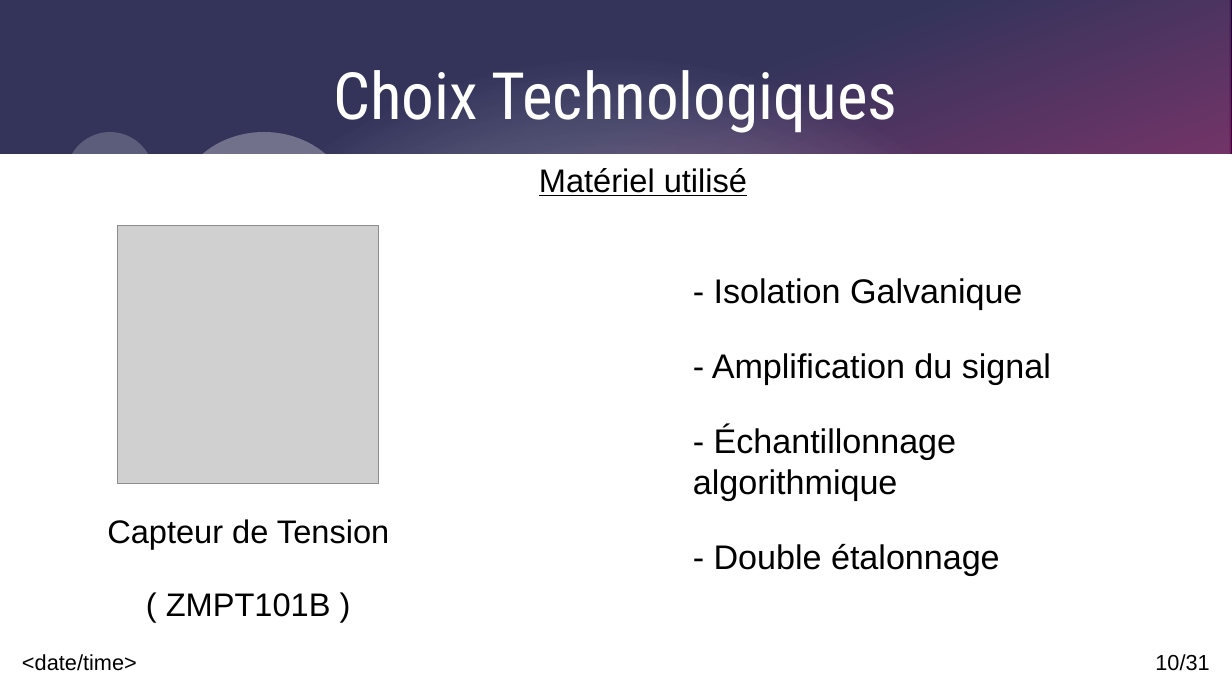
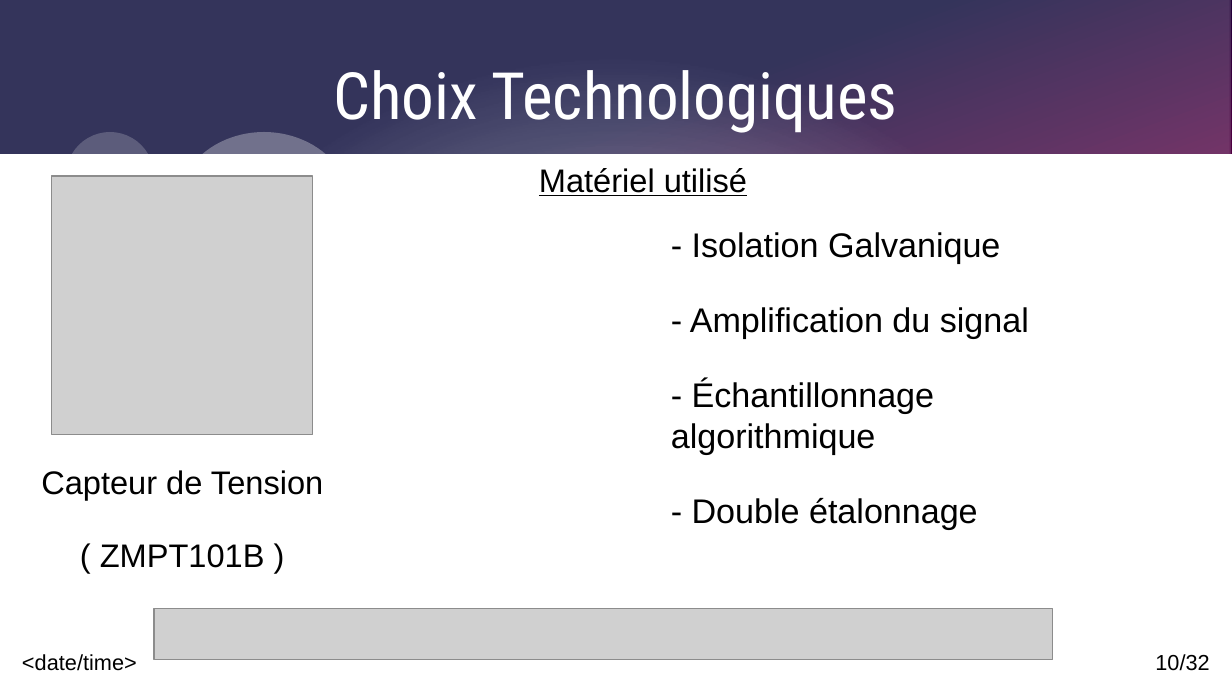
Before and after one commit to Corentinh2/PROJET_GESTIONNAIRE_DE_CHARGE, a slide deck: slide 10 of Revues/DiapoRevue3_VR.odp. Drawn at 1232x693 pixels with LibreOffice and Linux fonts; fonts in the diff are those of the drawing; grey boxes stand for pictures. Boxes give left, top, right and bottom in pixels: in the first picture for what was removed or moved away, otherwise in the second. Text is boxed around its words. In the diff, an @@ line names an element or a change of style, - is before the commit and + after.

```diff
--- a/Revues/DiapoRevue3_VR.odp
+++ b/Revues/DiapoRevue3_VR.odp
@@ picture: place and size @@
-picture at bbox=[119, 226, 379, 484]
+picture at bbox=[51, 176, 312, 434]
@@ text "- Isolation Galvanique": place and size @@
-text "- Isolation Galvanique" at bbox=[693, 278, 1051, 575]
+text "- Isolation Galvanique" at bbox=[671, 232, 1029, 529]
@@ text "Capteur de Tension": place and size @@
-text "Capteur de Tension" at bbox=[107, 519, 389, 617]
+text "Capteur de Tension" at bbox=[41, 470, 323, 568]
@@ picture added at bbox=[154, 609, 1053, 661] @@
@@ page number at bbox=[1155, 654, 1209, 671]: text changed @@
-10/31
+10/32
```
Also in this commit, not shown: 3 other slides changed, 1 slide added, 24 other files.
